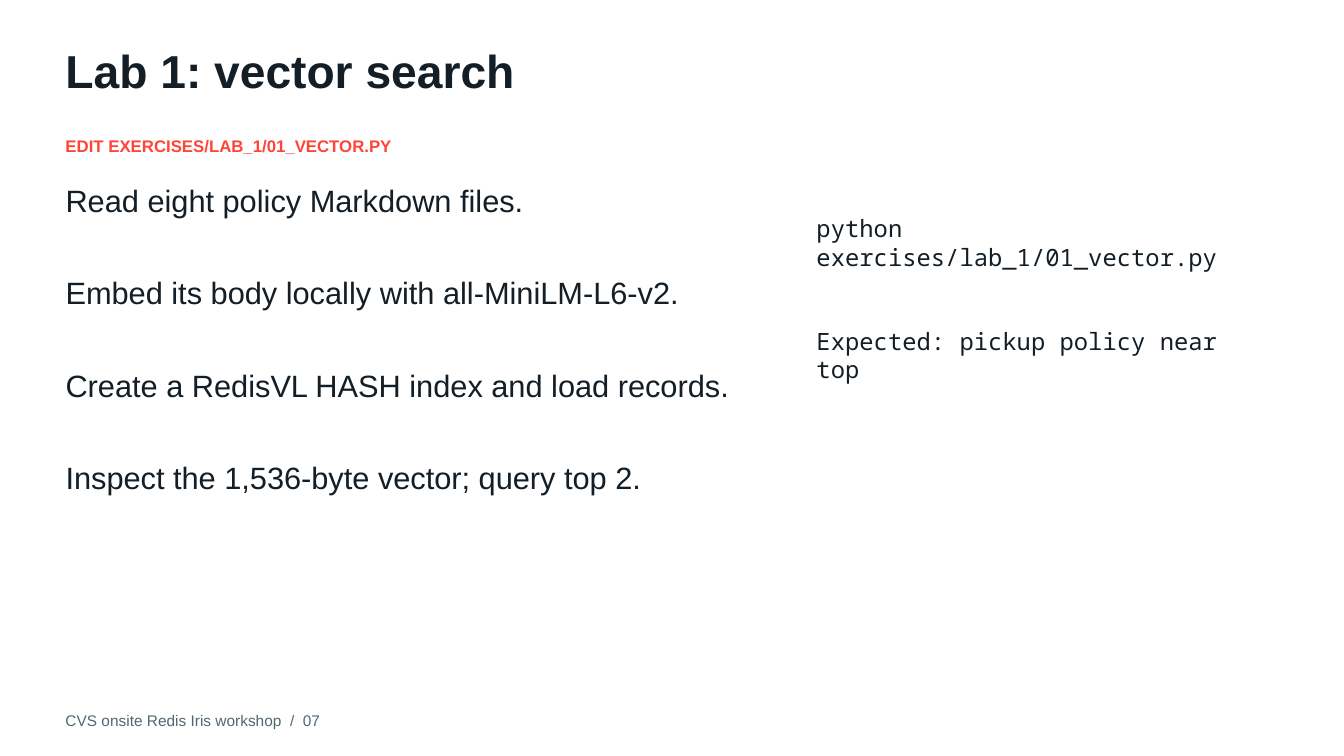
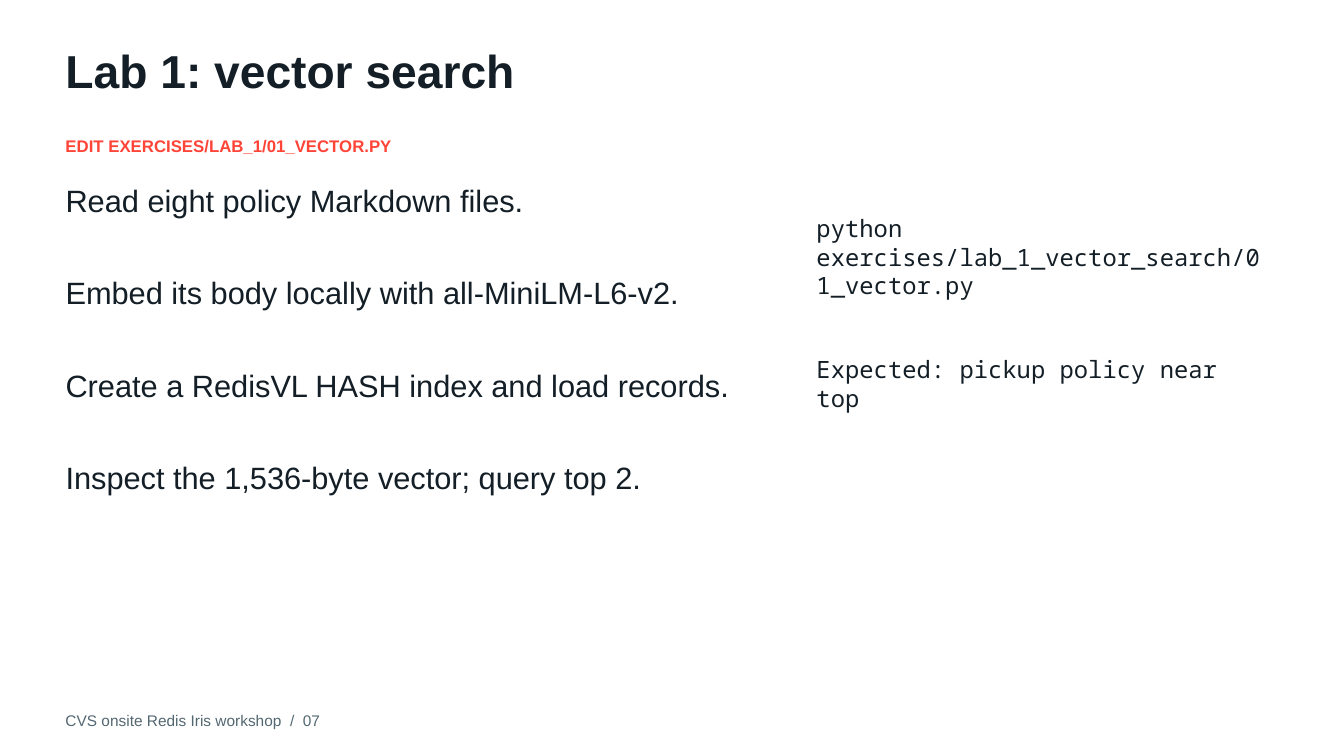
Before and after one commit to justin-cechmanek/iris-workshop-october-15, a slide deck: slide 7 of slides/cvs-redis-iris-workshop.pptx. Drawn at 1344x756 pixels with LibreOffice and Linux fonts; fonts in the diff are those of the drawing. Boxes give left, top, right and bottom in pixels: in the first picture for what was removed or moved away, otherwise in the second. Text is boxed around its words. In the diff, an @@ line names an element or a change of style, - is before the commit and + after.

Commit message:
updates exercise path names

```diff
--- a/slides/cvs-redis-iris-workshop.pptx
+++ b/slides/cvs-redis-iris-workshop.pptx
@@ text at bbox=[816, 219, 1259, 300]: text changed @@
-python exercises/lab_1/01_vector.py
+python exercises/lab_1_vector_search/01_vector.py
```
Also in this commit, not shown: 2 other slides changed, 19 other files.
